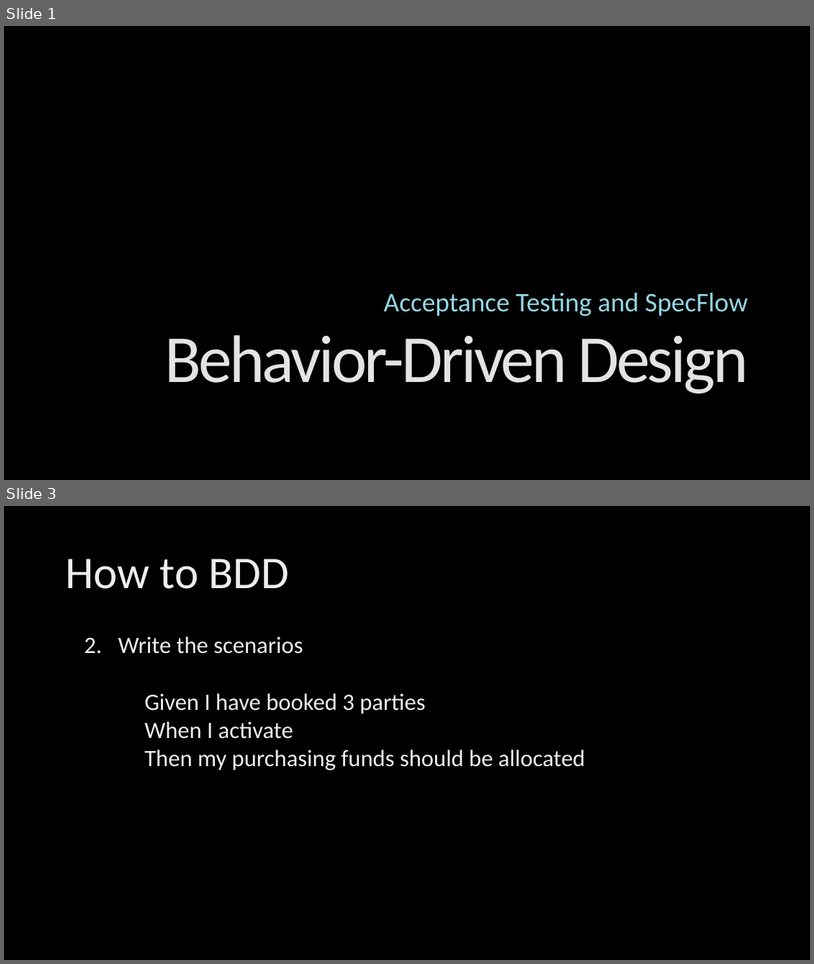
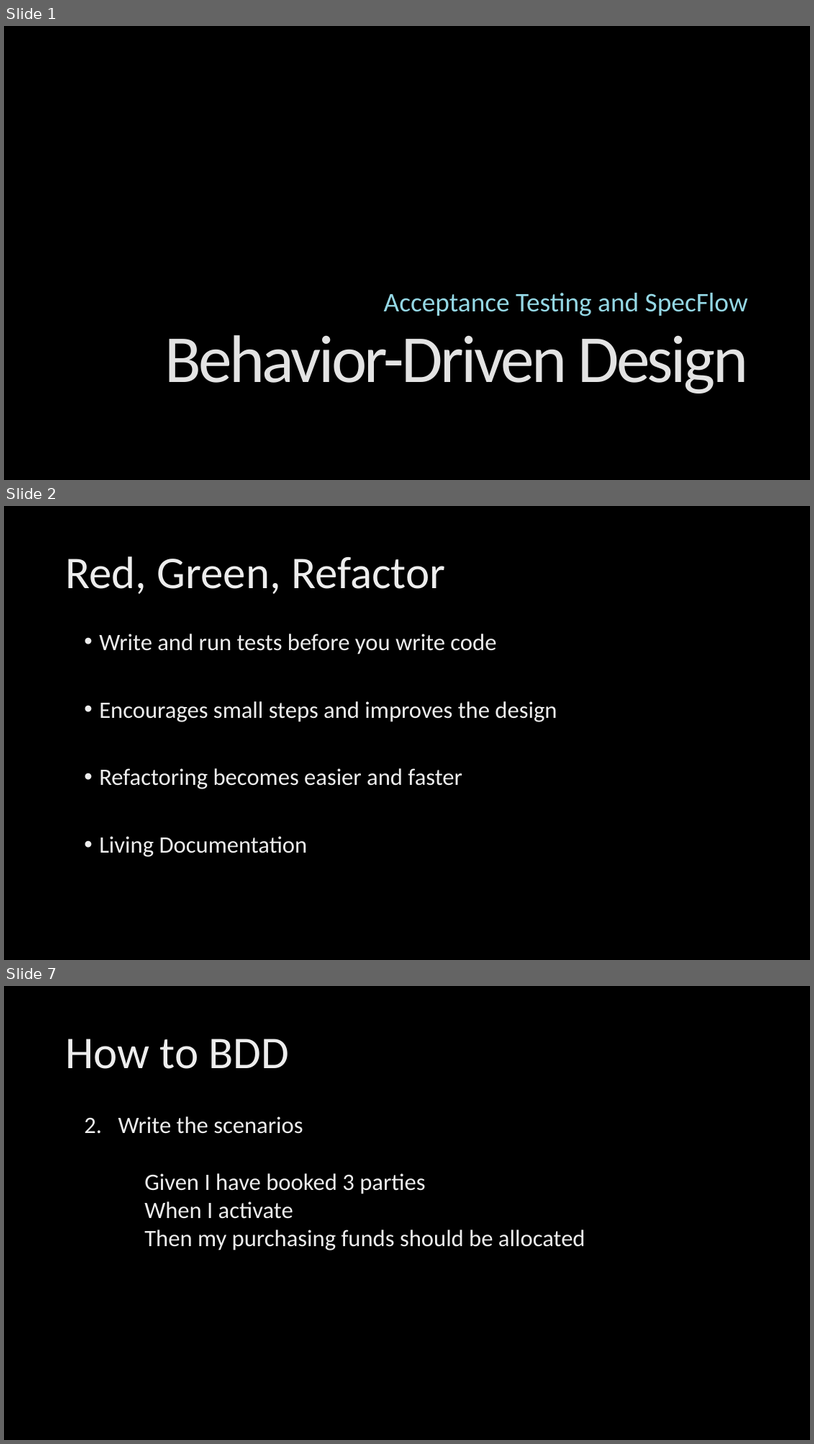
Before and after one commit to ingramam/BDD-lunch-and-learn, a slide deck: BDD.pptx. Shown one above the other, each under a label of ours: slides 1 and 3 before the commit, slides 1, 2 and 7 after it; the slides between them are not shown. The pictures are 814x964 and 814x1444 pixels, drawn with LibreOffice and Linux fonts; fonts in the diff are those of the drawing; background and template pictures are left out. Boxes give left, top, right and bottom in pixels: in the first picture for what was removed or moved away, otherwise in the second. Text is boxed around its words. In the diff, an @@ line names an element or a change of style, - is before the commit and + after.

```diff
--- a/BDD.pptx
+++ b/BDD.pptx
@@ slide 2 added at box(4, 506, 810, 960), background picture (left out) @@
@@ title added at box(65, 556, 445, 594), 54 pt, text gradient #BFBFBF to #EDEDED to #FFFFFF @@
+Red, Green, Refactor
@@ text added at box(99, 633, 557, 857), 28 pt, text gradient #BFBFBF to #EDEDED to #FFFFFF @@
+• Write and run tests before you write code
+• Encourages small steps and improves the design
+• Refactoring becomes easier and faster
+• Living Documentation
@@ what was slide 3 is now slide 7 @@
```
Also in this commit, not shown: 1 slide changed, 3 other slides added.
